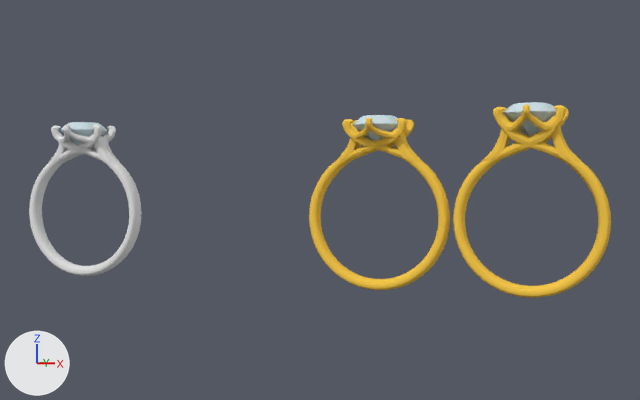
One commit to the Blender file taurus/first_attempt.blend: the scene before it, then after it.
One viewpoint serves both versions: a 50 mm lens placed at (3.3, -129.8, 5.8), pointed at (-35.9, -25.9, 2.2). Lighting does not change. The marker at lower left points along +X, +Y and +Z.

In view in the first picture: 'Diamond_newring', 'Diamond_newring.001', 'Diamond_newring.002', 'REDER RING 1', 'REDER RING 2', 'fifth_try_setting_curve.003', 'front_prongs', 'ring_body', 'swoop', 'swoop2'.
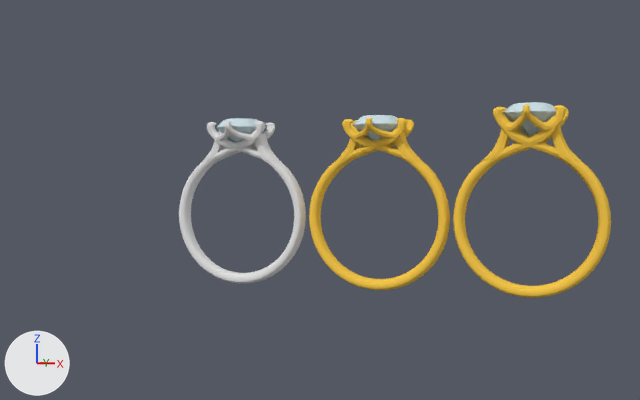
Changed parts and their boxes [x1, y1, x2, y2] in the pictures (640 x 400 px):
```json
{"object": "ring_body", "change": "moved", "before": [29, 148, 142, 276], "after": [179, 146, 306, 283]}
{"object": "fifth_try_setting_curve.003", "change": "moved", "before": [51, 125, 116, 162], "after": [207, 121, 275, 161]}
{"object": "Diamond_newring", "change": "moved", "before": [61, 122, 107, 145], "after": [217, 118, 266, 143]}
{"object": "swoop2", "change": "moved", "before": [94, 134, 119, 164], "after": [255, 132, 281, 164]}
{"object": "front_prongs", "change": "moved", "before": [59, 124, 92, 143], "after": [216, 121, 254, 141]}
{"object": "swoop", "change": "moved", "before": [48, 134, 74, 163], "after": [201, 133, 228, 163]}
```

Edits to the scene script, one JSON object a line:
```json
{"op": "set", "path": "ob_front_prongs.location", "old": "(-69.84, -29.45, 9.9)", "new": "(-46.09, -29.45, 9.9)"}
{"op": "set", "path": "ob_swoop.location", "old": "(-74.67, -27.38, 8.35)", "new": "(-50.92, -27.38, 8.35)"}
{"op": "set", "path": "ob_swoop2.location", "old": "(-65.01, -27.41, 8.35)", "new": "(-41.26, -27.41, 8.35)"}
{"op": "set", "path": "ob_fifth_try_setting_curve_003.location", "old": "(-69.75, -25.61, 8.63)", "new": "(-46.01, -25.61, 8.63)"}
{"op": "set", "path": "ob_diamond_newring.location", "old": "(-69.83, -27.32, 10.44)", "new": "(-46.08, -27.32, 10.44)"}
{"op": "set", "path": "ob_ring_body.location", "old": "(-69.86, -27.39, -0.24)", "new": "(-46.11, -27.39, -0.24)"}
```
